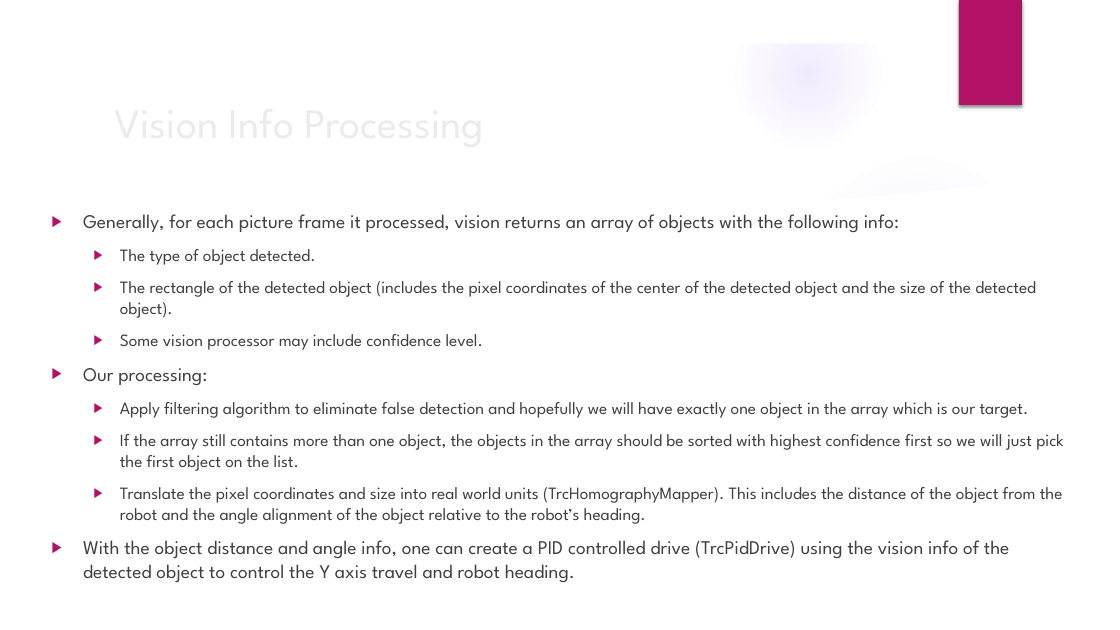
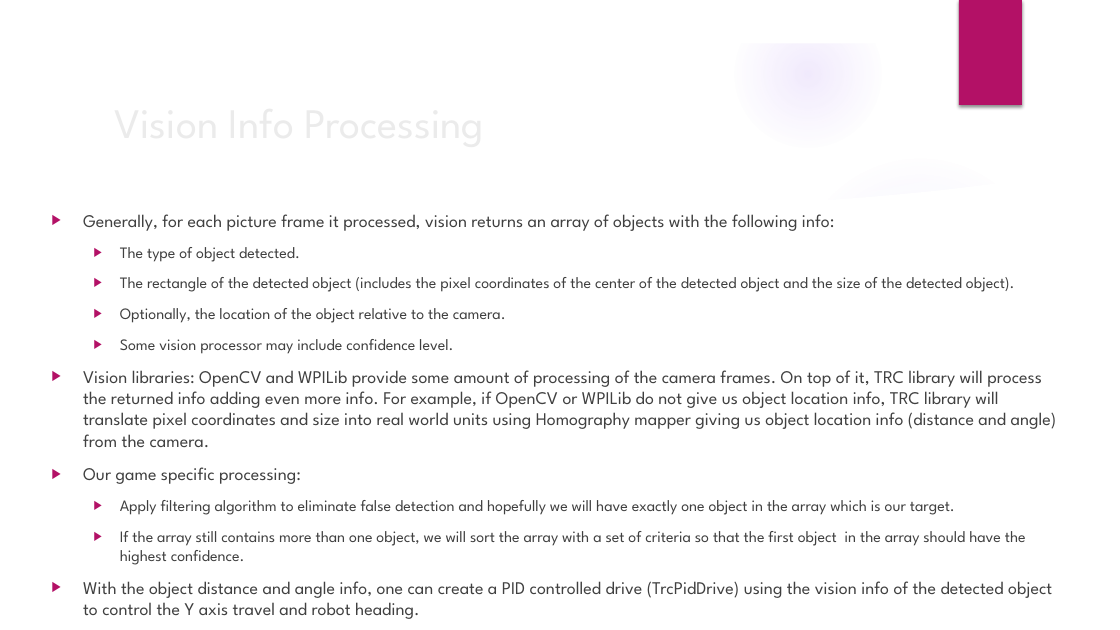
Before and after one commit to trc492/FrcProgrammingClass, a slide deck: slide 8 of Lesson8/Misc.pptx (slide 6 before the commit). Drawn at 1120x630 pixels with LibreOffice and Linux fonts; fonts in the diff are those of the drawing; background and template pictures are left out. Boxes give left, top, right and bottom in pixels: in the first picture for what was removed or moved away, otherwise in the second. Text is boxed around its words. In the diff, an @@ line names an element or a change of style, - is before the commit and + after.

```diff
--- a/Lesson8/Misc.pptx
+++ b/Lesson8/Misc.pptx
@@ text at bbox=[83, 214, 1052, 619]: size 16.6 to 15.3 pt in "Generally, for each picture frame it processed, ...", "With the object distance and angle info, ..."; size 14.8 to 13.6 pt in "The type of object detected.", "The rectangle of the detected object (includes ...", "Some vision processor may include confidence level.", "Apply filtering algorithm to eliminate false detection ..." @@
@@ text at bbox=[120, 308, 506, 323]: paragraph added @@
+  ▶ Optionally, the location of the object relative to the camera.
@@ text at bbox=[83, 370, 1057, 484]: text changed; size 16.6 to 15.3 pt @@
-▶ Our processing:
+▶ Vision libraries: OpenCV and WPILib provide some amount of processing of the camera frames. On top of it, TRC library will process the returned info adding even more info. For example, if OpenCV or WPILib do not give us object location info, TRC library will translate pixel coordinates and size into real world units using Homography mapper giving us object location info (distance and angle) from the camera.
+▶ Our game specific processing:
@@ text at bbox=[120, 531, 1026, 565]: text changed; size 14.8 to 13.6 pt @@
-  ▶ If the array still contains more than one object, the objects in the array should be sorted with highest confidence first so we will just pick the first object on the list.
-  ▶ Translate the pixel coordinates and size into real world units (TrcHomographyMapper). This includes the distance of the object from the robot and the angle alignment of the object relative to the robot’s heading.
+  ▶ If the array still contains more than one object, we will sort the array with a set of criteria so that the first object in the array should have the highest confidence.
```
Also in this commit, not shown: 4 other slides changed, 3 slides added, 1 slide removed.
